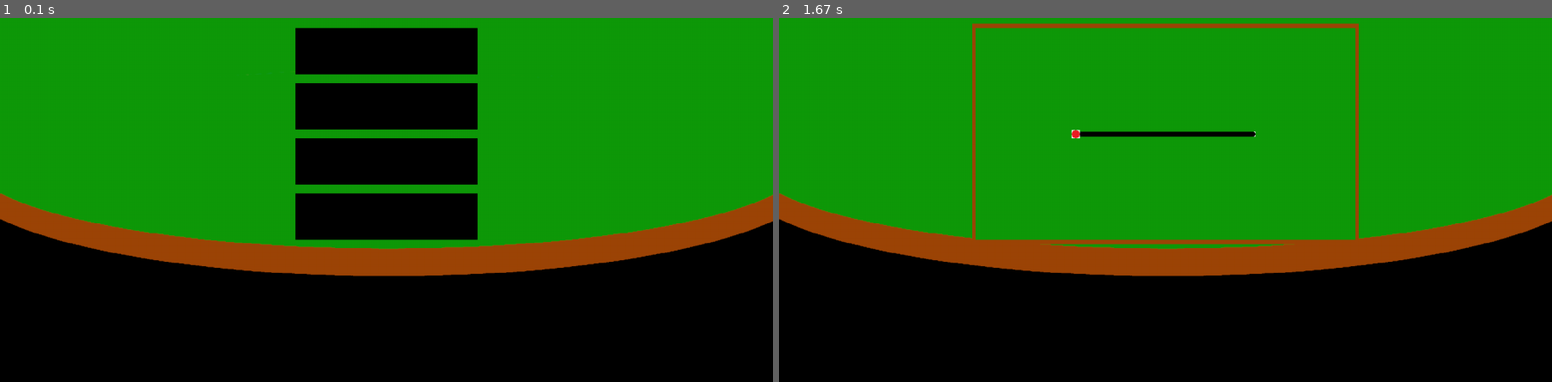
Above: before the commit, frames 1-2 (left to right).
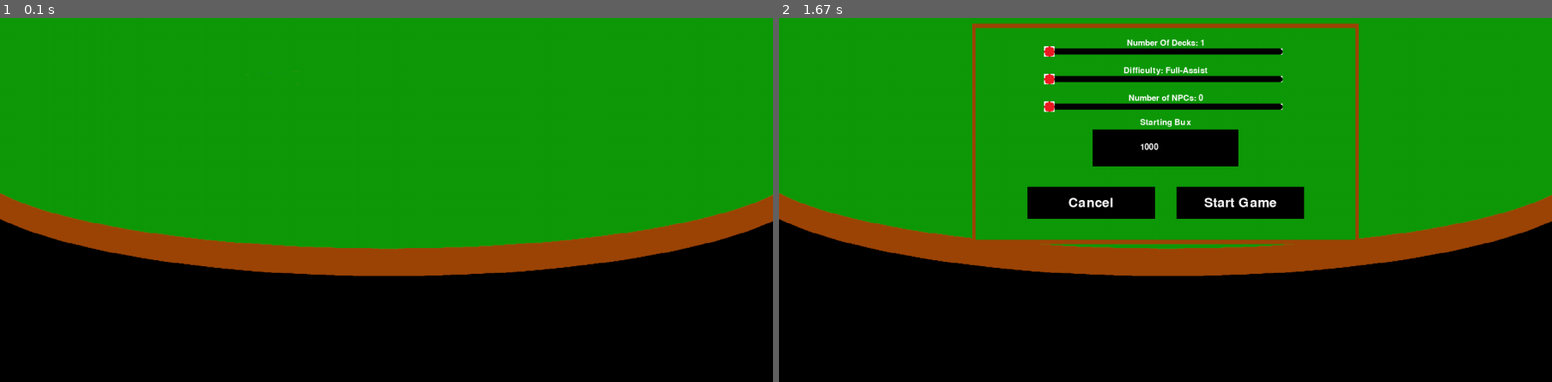
Above: after the commit, the same moments.

Repository: CDonners/None-Exam-Assessment-2026-AQA
Game: pygame game, started from bankrollBust/main.py
Two runs of this game, one before a commit and one after it. Both use one fixed random seed, a clock stepped at 60 frames per second and the inputs below.
Inputs (mouse positions are in pixels of both pictures, inside the frame that each line leads up to):
- Up to frame 1 (0.1 s): no input
- Up to frame 2 (1.67 s): press the mouse at (1165, 50) at 0.37 s; move the mouse to (1173, 167) at 0.47 s; release the mouse at (1188, 280) at 0.6 s; press the mouse at (1165, 50) at 0.7 s; move the mouse to (1026, 163) at 0.8 s; release the mouse at (894, 276) at 0.93 s; press the mouse at (1165, 214) at 1.07 s; move the mouse to (1312, 240) at 1.17 s; release the mouse at (1459, 261) at 1.3 s; press the mouse at (1165, 50) at 1.4 s; move the mouse to (1080, 170) at 1.5 s; release the mouse at (995, 287) at 1.63 s

The runs differ from the first frame. In frame 1, 12% of the frame differs, in the area x 38-62%, y 2-62%; in frame 2, 7.0%.

Commit message:
Buig Changes Coming

Diff:
--- a/bankrollBust/Plans.txt
+++ b/bankrollBust/Plans.txt
@@ -1,3 +1,9 @@
 Plans
 Do New Game Button
  - Opens onto a new "mini window" within the game so that player can select: Number of NPCs, starting bux
+
+Input Boxes
+- When mouse click over box input mode activated
+- When mouse click not over box, input mode deactivated
+- Detect key presses, only accept specified character types
+- Display the inputted characters within the box, handle overflow
--- a/bankrollBust/main.py
+++ b/bankrollBust/main.py
@@ -1,6 +1,6 @@
 import pygame
 from deckLogic import deckHandling
-from pygameUtils.buttonUtils import button, discreteSlider
+from pygameUtils.buttonUtils import button, discreteSlider, inputBox
 
 deckInstance = deckHandling(4) # Deck handling instance ready
 
@@ -14,36 +14,39 @@
 bg = pygame.transform.scale(BGIMAGE, INITIALSIZE) # Set the size of the background image to the size of the screen
 
 # Button Setup
-newGameButton = button(screen, (700,300), "button")
-continueButton = button(screen, (700,400), "button")
-settingsButton = button(screen,(700,500), "button")
-quitButton = button(screen, (700,600), "button")
+newGameButton = button(screen, (700,300), "New Game")
+continueButton = button(screen, (700,400), "Continue")
+settingsButton = button(screen,(700,500), "Settings")
+quitButton = button(screen, (700,600), "Quit")
 
 def newGameSettings():
     # Mini Window Setup
     miniWindowImage = pygame.image.load("bankrollBust/images/MiniMenu.png")
     miniWindowRect = miniWindowImage.get_rect(center=(initX/2, initY/2))
-
     # Interaction Setup
-    noOfDecksSlider = discreteSlider(screen, (miniWindowRect.centerx, miniWindowRect.centery), [1,2,3,4,5])
-    difficultySlider = None
-    noOfPlayersSliders = None
-    startingBuxInput = None
-    #startButton = button(screen, (miniWindowRect.centerx, miniWindowRect.centery), "button")
-    #cancelButton = button(screen, (), "button")
+    noOfDecksSlider = discreteSlider(screen, "Number Of Decks", (miniWindowRect.centerx, miniWindowRect.centery-150), [1,2,4,6,8,10], scale=1.3)
+    difficultySlider = discreteSlider(screen, "Difficulty", (miniWindowRect.centerx, miniWindowRect.centery-100), ["Full-Assist", "Semi-Assist", "There-When-Needed","No-Help"], scale=1.3)
+    noOfNPCsSlider = discreteSlider(screen, "Number of NPCs", (miniWindowRect.centerx, miniWindowRect.centery-50), [0,1,2,3,4,5,6,7], scale=1.3)
+    startingBuxInput = inputBox(screen, (miniWindowRect.centerx, miniWindowRect.centery+25), "Starting Bux", None, scale=0.8)
+    startButton = button(screen, (miniWindowRect.centerx+135, miniWindowRect.centery+125), "Start Game", scale=0.7)
+    cancelButton = button(screen, (miniWindowRect.centerx-135, miniWindowRect.centery+125), "Cancel", scale=0.7)
     # Keeping Window Open
     started = False
     while not started:
         for event in pygame.event.get(): #Checking for events
             if event.type == pygame.QUIT: # If the user presses the X button, quit game
                 quit()
-        pygame.display.flip()
-        screen.blit(miniWindowImage, miniWindowRect)
-        if noOfDecksSlider.moveThumb():
-            pass
-            #return [1,2,3,4]
-        #if quitButton.updateImage():
-            #return None
+            screen.blit(miniWindowImage, miniWindowRect)
+            noOfDecks = noOfDecksSlider.getValue(event)
+            difficulty = difficultySlider.getValue(event)
+            noOfPlayers = noOfNPCsSlider.getValue(event)
+            startingBux = startingBuxInput.getInput(event)
+            if startButton.updateImage(event):
+                started = True
+                return [noOfDecks, difficulty, noOfPlayers, startingBux]
+            elif cancelButton.updateImage(event):
+                return None # Gotta figure out logic
+            pygame.display.flip()
 
 def newGame(noOfDecks, difficulty, startingBux, noOfPlayers):
     global gameRunning
@@ -57,23 +60,26 @@
 # Main Game Loop
 gameRunning = True
 while gameRunning: # Main Menu Loop
+    screen.blit(bg, (0,0)) # Set the screen as my background
     for event in pygame.event.get(): #Checking for events
         if event.type == pygame.QUIT: # If the user presses the X button, quit game
             gameRunning = False
-    screen.blit(bg, (0,0)) # Set the screen as my background
-    # Draw the buttons, also detects whether pressed or
-    if newGameButton.updateImage():
-        gameSettings = newGameSettings()
-        if newGameSettings is not None: # If it is none they cancelled new game
-            noOfDecks = gameSettings[0]
-            difficulty = gameSettings[1]
-            startingBux = gameSettings[2]
-            noOfPlayers = gameSettings[3]
-    continueButton.updateImage()
-    settingsButton.updateImage()
-    if quitButton.updateImage():
-        gameRunning = False
+        if newGameButton.updateImage(event):
+            gameSettings = newGameSettings()
+            if gameSettings is not None: # If it is none they cancelled new game
+                noOfDecks = gameSettings[0]
+                difficulty = gameSettings[1]
+                noOfPlayers = gameSettings[2]
+                startingBux = gameSettings[3]
+                newGame(noOfDecks, difficulty, noOfDecks, startingBux)
+        elif continueButton.updateImage(event):
+            pass
+        elif settingsButton.updateImage(event):
+            pass
+        elif quitButton.updateImage(event):
+            gameRunning = False
+        pygame.display.flip() # Update the screen
 
-    pygame.display.flip() # Update the screen
+
 
 pygame.quit # Exit out of Pygame
--- a/bankrollBust/pygameUtils/buttonUtils.py
+++ b/bankrollBust/pygameUtils/buttonUtils.py
@@ -5,49 +5,67 @@
 BIFD = CWD + "\\bankrollBust\\images\\buttons\\" # Button Images Folder Directory
 
 class button:
-    def __init__(self, surface, centre, buttonName):#
-        self.bid = BIFD + buttonName
-        self.centre = centre
-        self.interactableImage = pygame.image.load(self.bid+".png")
-        self.interactableObj = self.interactableImage.get_rect(center = centre)
-        self.surface = surface
-
-    def draw(self):
+    def __init__(self, surface: pygame.Surface, centre: tuple, name: str, scale = 1.0):
+        # Variables
+        self.bid = BIFD + "button" # BID: Button Image Directory
+        self.centre = centre # Centre of the button
+        self.surface = surface # Defining the surface
+        self.scale = scale # Defining the scale
+        # Creating the interactable button
+        self.interactableImage = pygame.transform.scale_by(pygame.image.load(self.bid+".png"), scale) # Loading the image and adjusting it to the specified scale
+        self.interactableObj = self.interactableImage.get_rect(center = centre) # Turn the image into a rect with the specified centre
+        # Create text object
+        self.font = pygame.font.SysFont("", 36)
+        self.text_surface = self.font.render(f"{name}", True, (255, 255, 255))
+        self.text_rect = self.text_surface.get_rect(center=centre)
+
+
+    def draw(self): # Blits the rect onto the surface
         self.surface.blit(self.interactableImage, self.interactableObj)
-
-    def checkHover(self):
+        self.surface.blit(self.text_surface, self.text_rect)
+
+    def checkHover(self): # Checks if the mouse is hovered over the rect
         mousePos = pygame.mouse.get_pos()
         return self.interactableObj.collidepoint(mousePos)
 
-    def checkPressed(self):
-        if pygame.mouse.get_pressed()[0]:
-            return True
-
-    def updateImage(self):
+    def checkPressed(self, event): # Checks if the mouse is pressed while it hovers over the button
+        if event.type == pygame.MOUSEBUTTONDOWN: # Checking if the button press is a mouse press
+            if event.button == 1: # Checks if the button pressed is the left mouse button
+                return True
+
+    def updateImage(self, event): # Updates the image depending on how the button is being interacted with
         pressed = False
         if self.checkHover(): # Check if the mouse is over the button
-            if self.checkPressed(): # Button is Pressed
-                self.interactableImage = pygame.image.load(self.bid+"_pressed"+".png")
+            if self.checkPressed(event): # Button is Pressed
+                self.interactableImage = pygame.transform.scale_by(pygame.image.load(self.bid+"_pressed"+".png"),self.scale)
                 pressed = True
             else: # Buttons isn't pressed
-                self.interactableImage = pygame.image.load(self.bid+"_hovered"+".png")
+                self.interactableImage = pygame.transform.scale_by(pygame.image.load(self.bid+"_hovered"+".png"), self.scale)
         else: # Button isn't being interacted with
-            self.interactableImage = pygame.image.load(self.bid+".png")
+            self.interactableImage = pygame.transform.scale_by(pygame.image.load(self.bid+".png"), self.scale)
         self.draw() # Draw the updated image
         return pressed
 
 class discreteSlider(button):
-    def __init__(self, surface: pygame.Surface, centre: tuple, values: list):
+    def __init__(self, surface: pygame.Surface, name: str, centre: tuple, values: list, scale = 1.0):
+        # Variables
         self.surface = surface
+        self.name = name
         self.centre = centre
         self.values = values
-        self.guideImage = pygame.image.load(BIFD + "sliderGuide.png")
+        self.scale = scale
+        self.value = values[0]
+        # Creating Slider Guide
+        self.guideImage = pygame.transform.scale_by(pygame.image.load(BIFD + "sliderGuide.png"), self.scale)
         self.guideRect = self.guideImage.get_rect(center = centre)
+        # Variables for slider thumb
         self.thumbLBound = self.guideRect.left
         self.thumbUBound = self.guideRect.right
-        self.interactableImage = pygame.image.load(BIFD + "thumb.png")
+        # Creating the rect objects for the slider
+        self.interactableImage = pygame.transform.scale_by(pygame.image.load(BIFD + "thumb.png"), self.scale)
         self.interactableObj = self.interactableImage.get_rect(center = (self.thumbLBound, self.guideRect.centery))
-        self.pressed = False
+        # Variables for Logic
+        self.mouseHeld = False
         self.valuePoints = self.getValuePoints()
 
     def getValuePoints(self): # Figures out where a point should be on the slider
@@ -80,26 +98,107 @@
         else:
             return upperBound
 
-
-    def moveThumb(self):
+    def draw(self):
+        # Draw thumb and guide
+        self.surface.blit(self.guideImage, self.guideRect)
+        self.surface.blit(self.interactableImage, self.interactableObj)
+        # Create the text object
+        font = pygame.font.SysFont("", 22)
+        text_surface = font.render(f"{self.name}: {self.value}", True, (255, 255, 255))
+        text_rect = text_surface.get_rect(center=(self.centre[0], self.centre[1]-15))
+        # Draw Text
+        self.surface.blit(text_surface, text_rect)
+        # For visibility of Nodes during testing
+        # for i in list(self.valuePoints.keys()):
+        #     pygame.draw.circle(self.surface, (0,255,0), (i,self.guideRect.centery), 5)
+
+    def moveThumb(self, event):
         mousePos = pygame.mouse.get_pos()
         offsetX = 0
-        if self.pressed == False:
+        if self.mouseHeld == False:
             if self.checkHover():
-                self.interactableImage = pygame.image.load(BIFD + "thumbHovered.png")
-                if self.checkPressed():
+                self.interactableImage = pygame.transform.scale_by(pygame.image.load(BIFD + "thumbHovered.png"), self.scale)
+                self.checkPressed(event)
+                if self.mouseHeld:
                     offsetX = mousePos[0] - self.interactableObj.centerx
-                    self.pressed = True
             else:
-                self.interactableImage = pygame.image.load(BIFD + "thumb.png")
-        if self.pressed == True:
+                self.interactableImage = pygame.transform.scale_by(pygame.image.load(BIFD + "thumb.png"), self.scale)
+        if self.mouseHeld == True:
+            self.checkPressed(event)
             if mousePos[0] > self.thumbLBound and mousePos[0] < self.thumbUBound:
                 self.interactableObj.centerx = mousePos[0]-offsetX
-            if not self.checkPressed():
-                self.pressed = False
+            if not self.mouseHeld:
                 snapPos = self.snapThumb()
                 self.interactableObj.centerx = snapPos
-        self.surface.blit(self.guideImage, self.guideRect)
+
+    def getValue(self, event):
+        self.moveThumb(event)
+        self.draw()
+        closestValue = self.snapThumb()
+        self.value = self.valuePoints[closestValue]
+        return self.value
+
+    def checkPressed(self, event):
+        if event.type == pygame.MOUSEBUTTONDOWN:
+            if event.button == 1:
+                self.mouseHeld = True
+        if event.type == pygame.MOUSEBUTTONUP:
+            if event.button == 1:
+                self.mouseHeld = False
+
+class inputBox(button):
+    def __init__(self, surface: pygame.Surface, centre: tuple, name: str, inputType, scale=1.0):
+        # Variables
+        self.surface = surface
+        self.centre = centre
+        self.name = name
+        self.inputType = inputType
+        self.scale = scale
+        self.selected = False
+        self.value = "1000" # Setting to a default value
+        # Creating the input box
+        self.interactableImage = pygame.transform.scale_by(pygame.image.load(BIFD + "button.png"), self.scale)
+        self.interactableObj = self.interactableImage.get_rect(center = centre)
+        self.title_font = pygame.font.SysFont("", 22)
+        self.title_text_surface = self.title_font.render(f"{self.name}", True, (255, 255, 255))
+        self.title_text_rect = self.title_text_surface.get_rect(center=(self.centre[0], self.centre[1]-45))
+
+    def pressed(self, event):
+        if event.type == pygame.MOUSEBUTTONDOWN:
+            if event.button == 1:
+                return True
+        return False
+
+    def draw(self):
+        # Draw thumb and guide
         self.surface.blit(self.interactableImage, self.interactableObj)
+        # Create the text object for value
+        self.input_font = pygame.font.SysFont("", 22)
+        self.input_text_surface = self.title_font.render(f"{self.value}", True, (255, 255, 255))
+        self.input_text_rect = self.title_text_surface.get_rect(center=self.centre)
+        # Draw Text
+        self.surface.blit(self.title_text_surface, self.title_text_rect)
+        self.surface.blit(self.input_text_surface, self.input_text_rect)
+        ## For visibility of Nodes during testing
         # for i in list(self.valuePoints.keys()):
         #     pygame.draw.circle(self.surface, (0,255,0), (i,self.guideRect.centery), 5)
+
+    def checkSelected(self, event):
+        if self.pressed(event):
+            if self.checkHover():
+                self.selected = True
+                self.value = ""
+            else:
+                self.selected = False
+                if self.selected == "":
+                    self.selected = "1000"
+
+    def getInput(self, event):
+        self.draw()
+        self.checkSelected(event)
+        if self.selected:
+            if event.type == pygame.KEYDOWN:
+                key_pressed = pygame.key.name(event.key)
+                if key_pressed.isnumeric():
+                    self.value = self.value + key_pressed
+        return self.value
